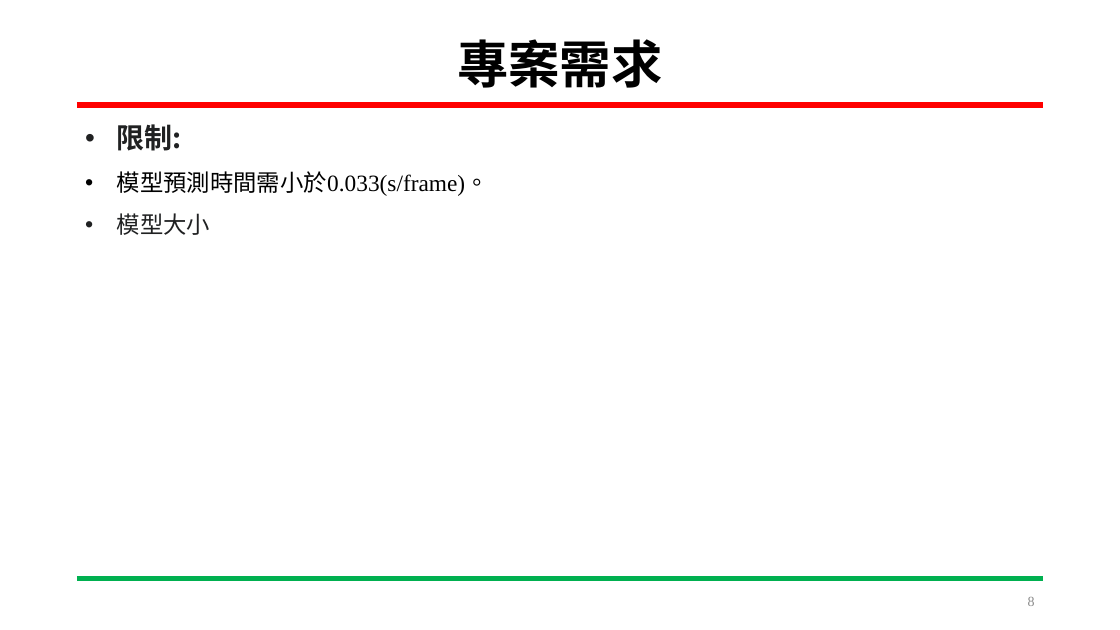
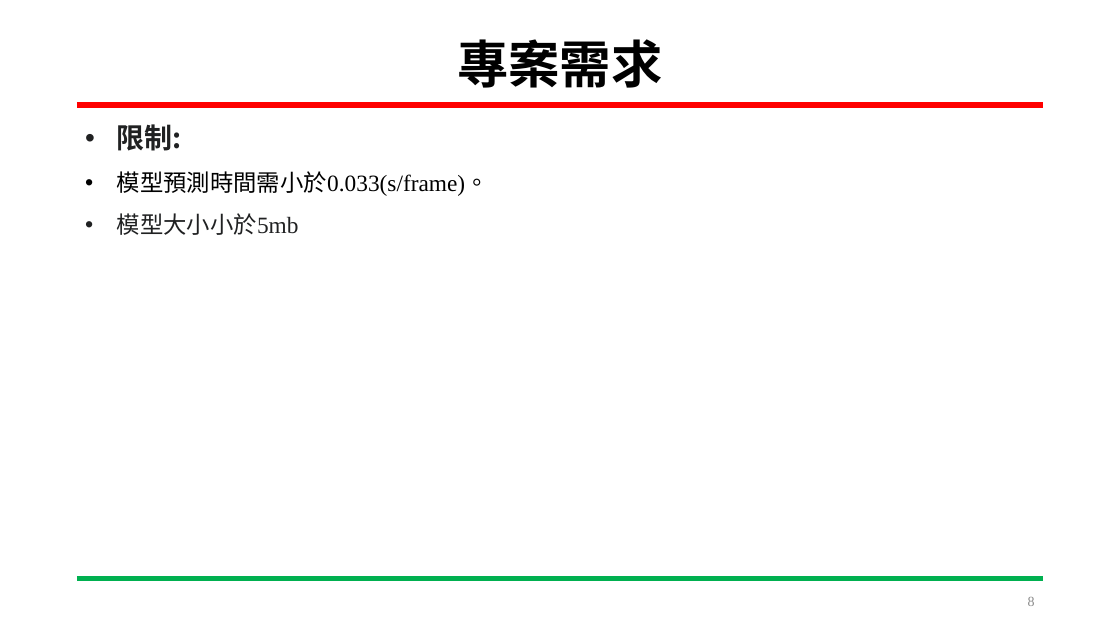
Before and after one commit to HOURFA/ML, a slide deck: slide 8 of final_project/DevelopmentLog/ML_finalproject.pptx. Drawn at 1120x630 pixels with LibreOffice and Linux fonts; fonts in the diff are those of the drawing. Boxes give left, top, right and bottom in pixels: in the first picture for what was removed or moved away, otherwise in the second. Text is boxed around its words. In the diff, an @@ line names an element or a change of style, - is before the commit and + after.

```diff
--- a/final_project/DevelopmentLog/ML_finalproject.pptx
+++ b/final_project/DevelopmentLog/ML_finalproject.pptx
@@ text at [117, 213, 299, 235]: text changed @@
-• 模型大小
+• 模型大小小於5mb
```
Also in this commit, not shown: 9 other slides changed, 2 slides added, 1 other file.
